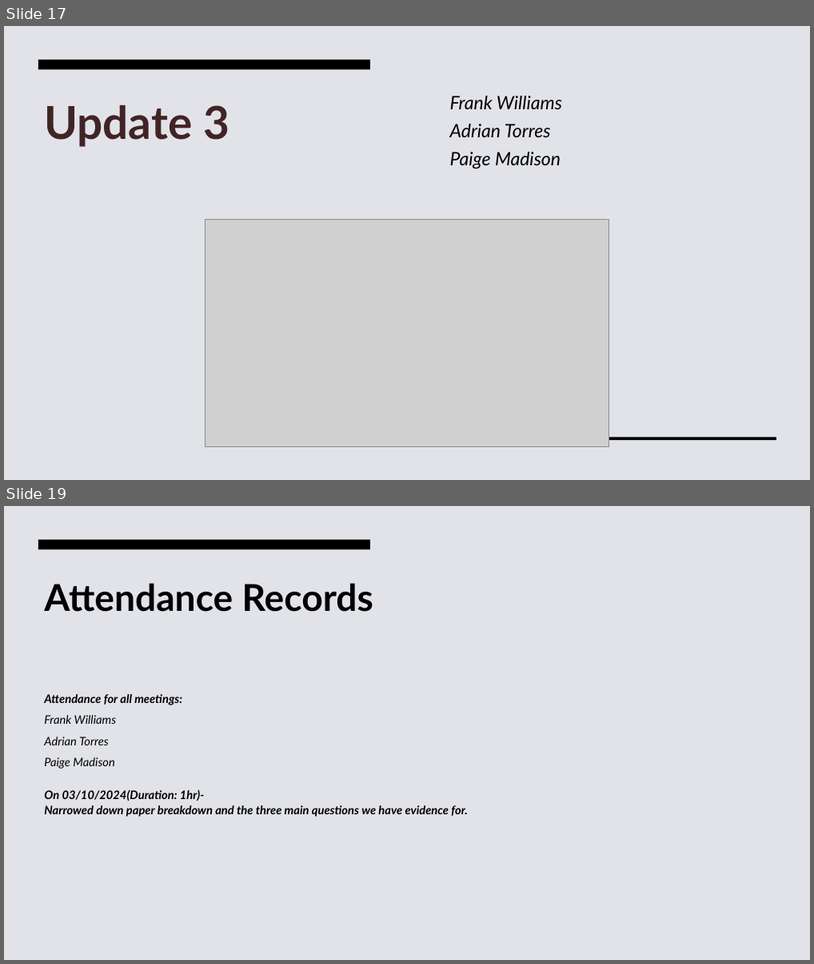
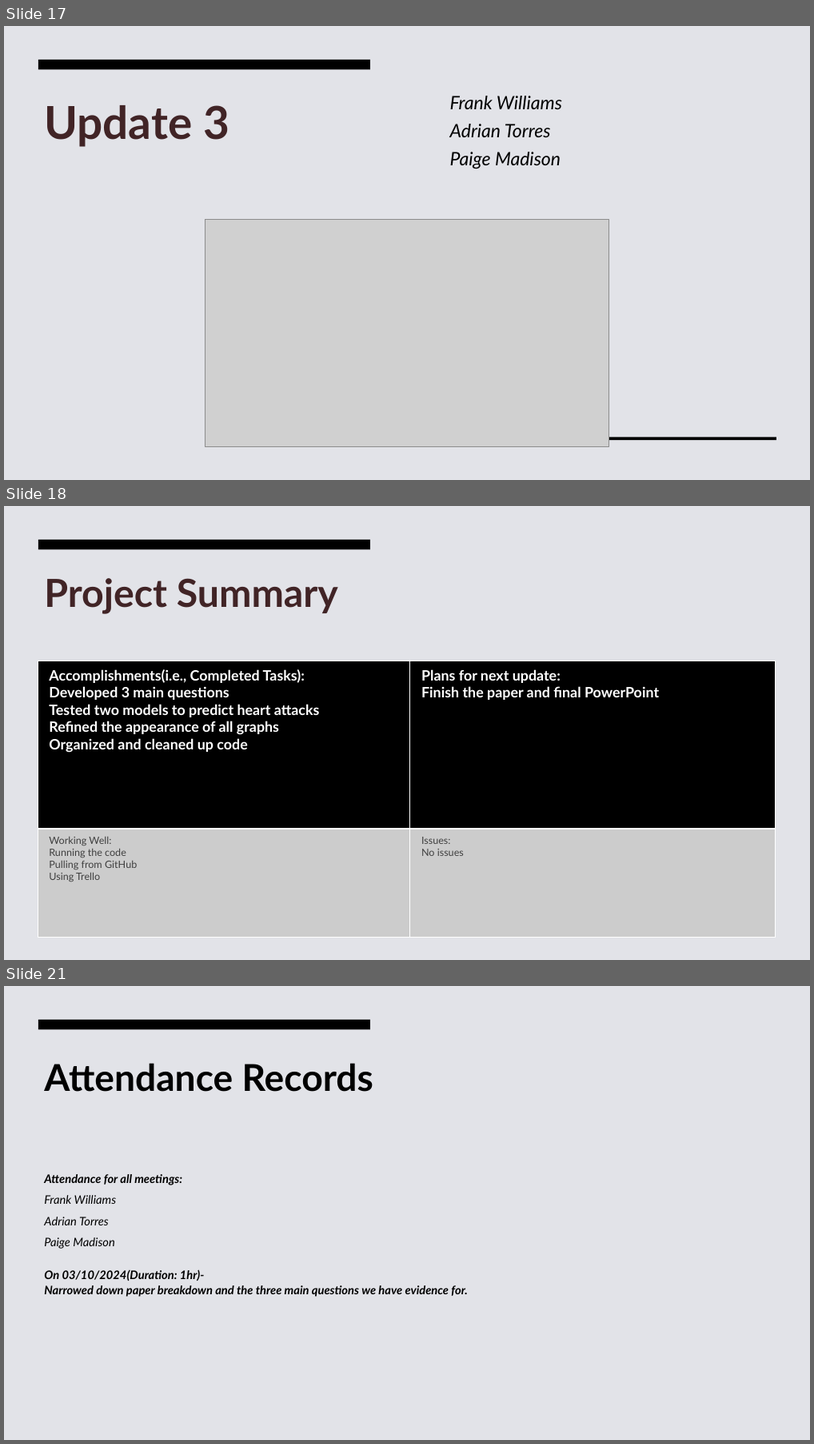
Before and after one commit to AdriandotEXE/Introduction-to-Data-Science-Heart-Attack-ML-Project, a slide deck: Final_Group_Project_Project 1.pptx. Shown one above the other, each under a label of ours: slides 17 and 19 before the commit, slides 17, 18 and 21 after it; the slides between them are not shown. The pictures are 814x964 and 814x1444 pixels, drawn with LibreOffice and Linux fonts; fonts in the diff are those of the drawing; grey boxes stand for pictures. Boxes give left, top, right and bottom in pixels: in the first picture for what was removed or moved away, otherwise in the second. Text is boxed around its words. In the diff, an @@ line names an element or a change of style, - is before the commit and + after.

```diff
--- a/Final_Group_Project_Project 1.pptx
+++ b/Final_Group_Project_Project 1.pptx
@@ slide 18 added at (4, 506, 810, 960), background #E2E3E8; not listed: 1 template element that a slide beside it also shows @@
@@ title added at (44, 578, 338, 614), 46 pt, text #412426, bold @@
+Project Summary
@@ table added at (38, 661, 776, 936), 2 rows, 2 columns @@
+Accomplishments(i.e., Completed Tasks): / Developed 3 main questions / Tested two models to predict heart attacks / Refined the appearance of all graphs / Organized and cleaned up code | Plans for next update: / Finish the paper and final PowerPoint
+Working Well: / Running the code / Pulling from GitHub / Using Trello | Issues: / No issues
@@ what was slide 19 is now slide 21 @@
```
Also in this commit, not shown: 1 slide changed, 1 other slide added, 1 other file.
